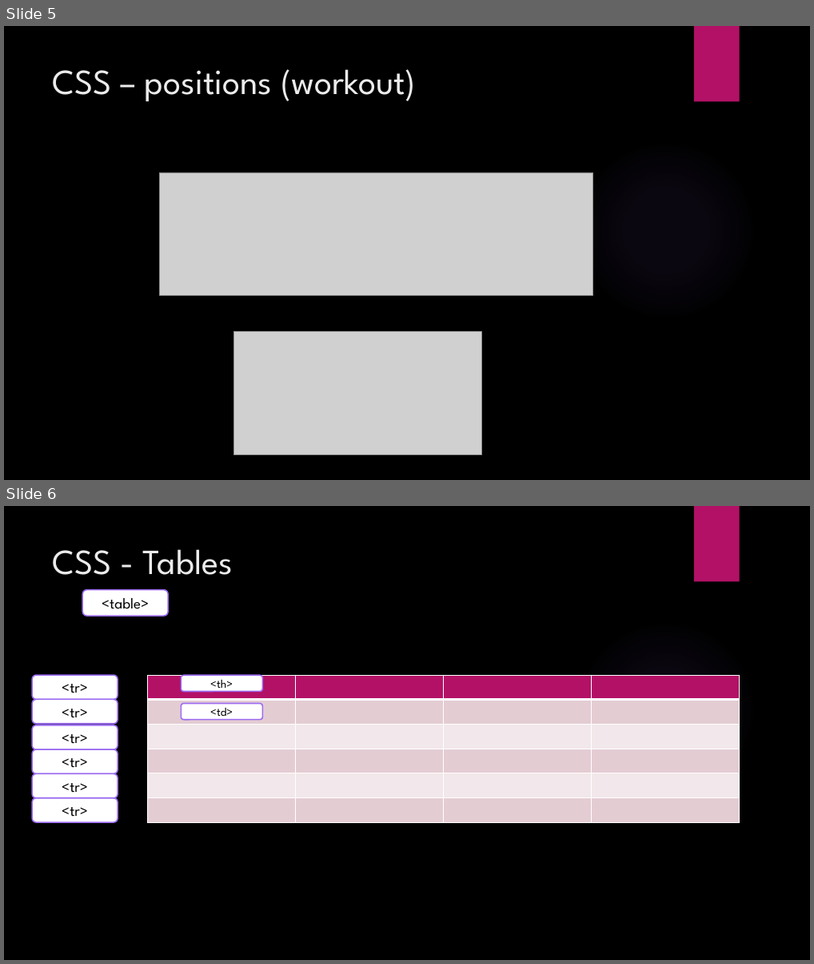
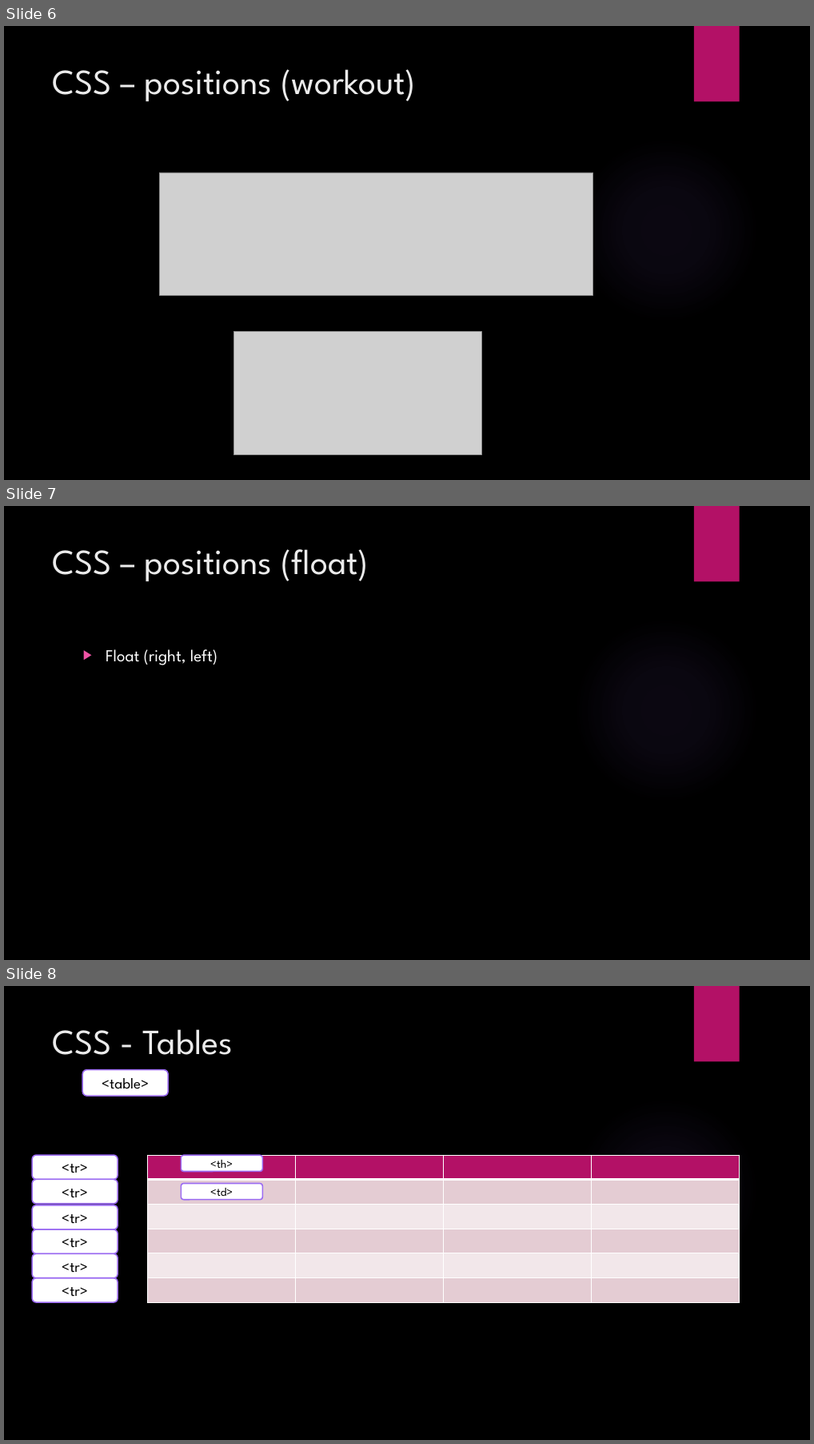
Before and after one commit to talyaron/HTML-CSS-JS, a slide deck: HTML/02 - CSS3/HTML CSS3.pptx. Shown one above the other, each under a label of ours: slides 5 and 6 before the commit, slides 6, 7 and 8 after it. The pictures are 814x964 and 814x1444 pixels, drawn with LibreOffice and Linux fonts; fonts in the diff are those of the drawing; grey boxes stand for pictures; background and template pictures are left out. Boxes give left, top, right and bottom in pixels: in the first picture for what was removed or moved away, otherwise in the second. Text is boxed around its words. In the diff, an @@ line names an element or a change of style, - is before the commit and + after.

```diff
--- a/HTML/02 - CSS3/HTML CSS3.pptx
+++ b/HTML/02 - CSS3/HTML CSS3.pptx
@@ slide 7 added at (x1=4, y1=506, x2=810, y2=960), background picture (left out); not listed: 2 template elements that a slide beside it also shows @@
@@ title added at (x1=53, y1=549, x2=369, y2=581), 42 pt, text #EBEBEB @@
+CSS – positions (float)
@@ text added at (x1=106, y1=649, x2=218, y2=665), 20 pt, text #FFFFFF @@
+▶ Float (right, left)
@@ what was slide 5 is now slide 6 @@
@@ what was slide 6 is now slide 8 @@
```
Also in this commit, not shown: 1 other slide added, 5 other files.
